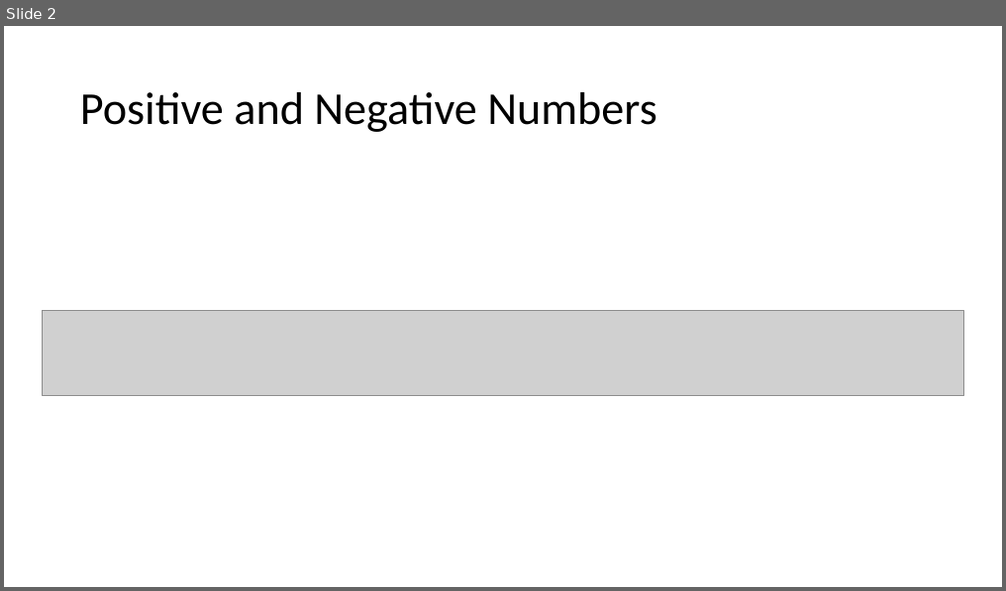
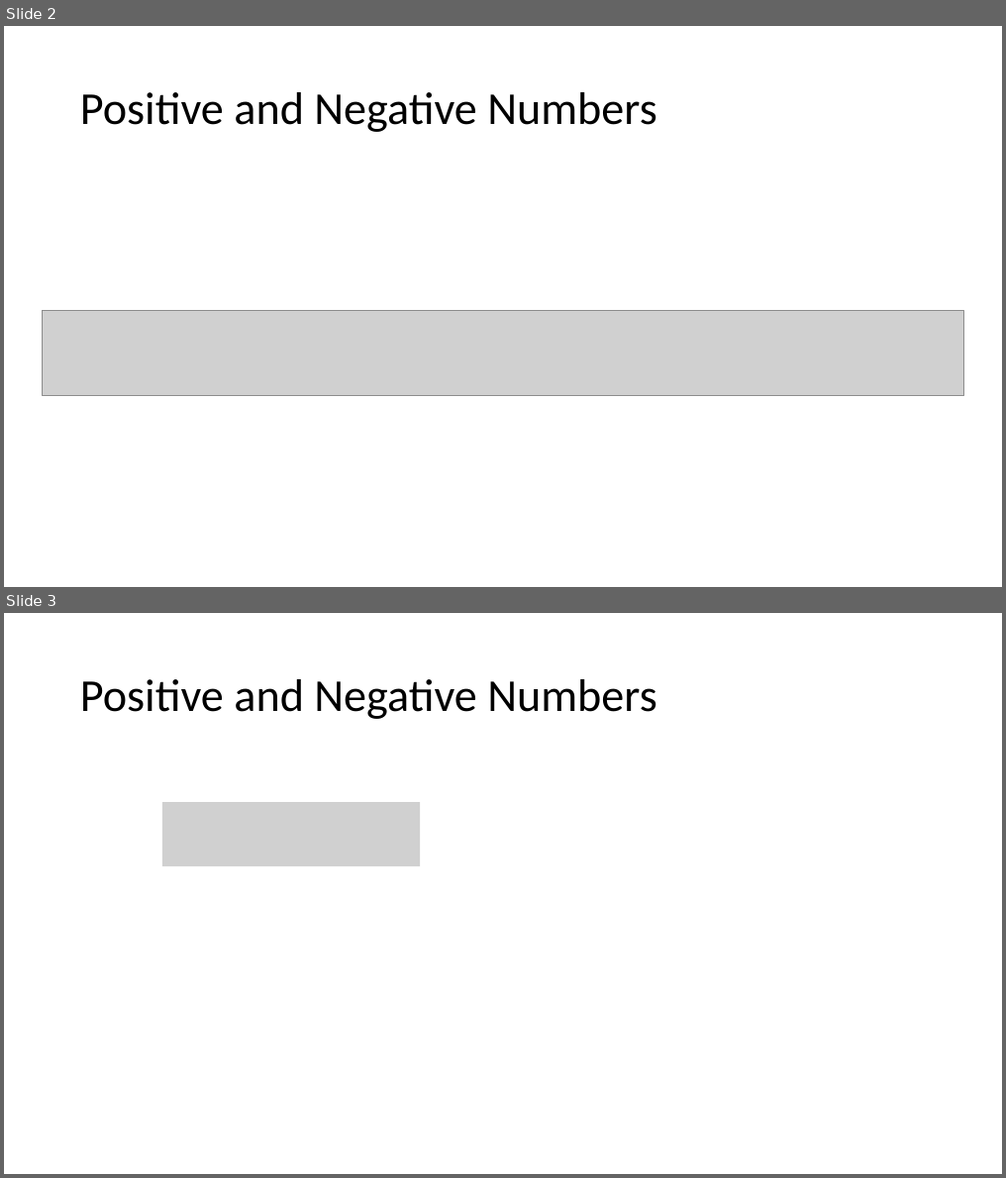
Before and after one commit to deeperj/dillinger, a slide deck: thesis/ukapp2/wqu_isc/shilling_dsp.pptx. Shown one above the other, each under a label of ours: slide 2 before the commit, slides 2 and 3 after it. The pictures are 1006x591 and 1006x1178 pixels, drawn with LibreOffice and Linux fonts; fonts in the diff are those of the drawing; grey boxes stand for pictures. Boxes give left, top, right and bottom in pixels: in the first picture for what was removed or moved away, otherwise in the second. Text is boxed around its words. In the diff, an @@ line names an element or a change of style, - is before the commit and + after.

```diff
--- a/thesis/ukapp2/wqu_isc/shilling_dsp.pptx
+++ b/thesis/ukapp2/wqu_isc/shilling_dsp.pptx
@@ slide 3 added at bbox=[4, 613, 1002, 1174], background #FFFFFF @@
@@ title added at bbox=[80, 679, 657, 719], 44 pt, text #000000 @@
+Positive and Negative Numbers
@@ picture added at bbox=[162, 802, 420, 866] @@
```
Also in this commit, not shown: 4 other files.
